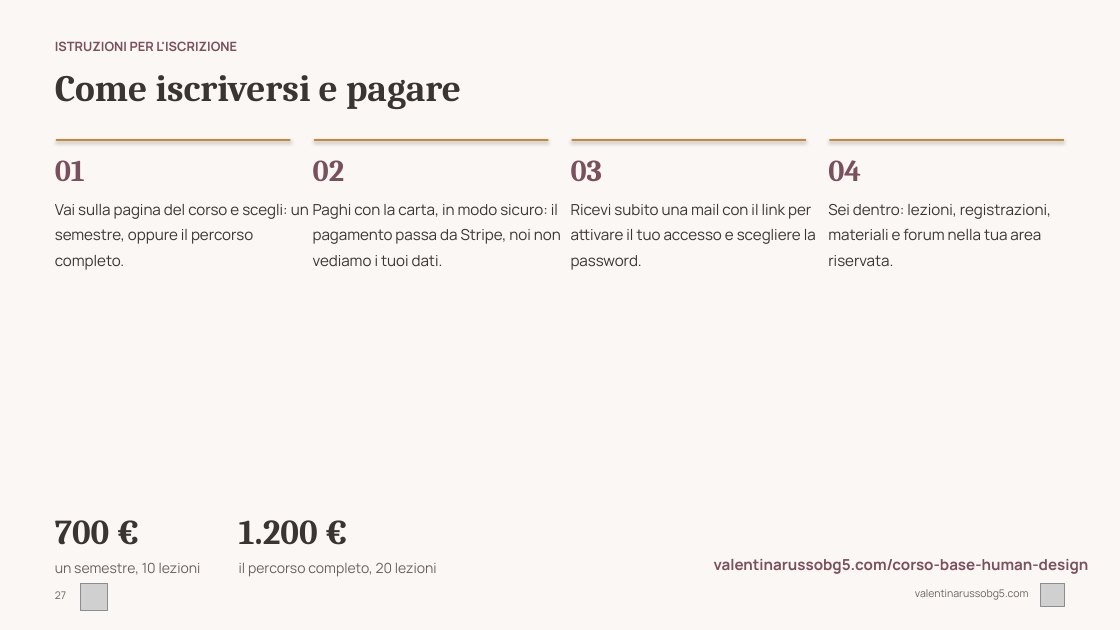
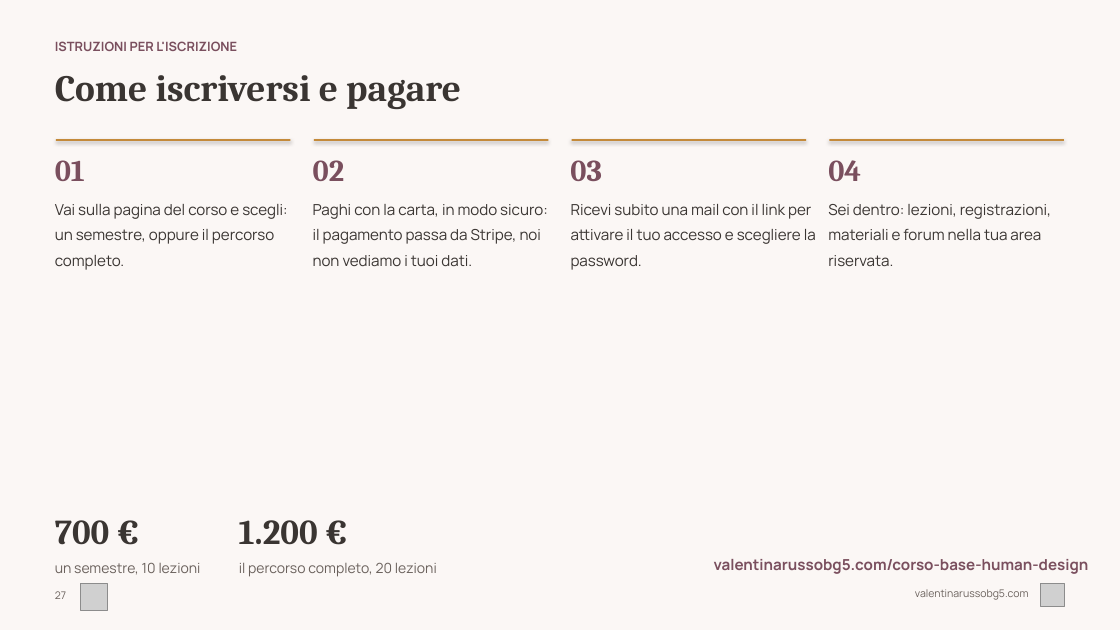
Before and after one commit to valentina-russo/valentinarusso-site, a slide deck: slide 27 of grav-site/root/kit-corso/corso-base-hd.pptx. Drawn at 1120x630 pixels with LibreOffice and Linux fonts; fonts in the diff are those of the drawing; grey boxes stand for pictures. Boxes give left, top, right and bottom in pixels: in the first picture for what was removed or moved away, otherwise in the second. Text is boxed around its words. In the diff, an @@ line names an element or a change of style, - is before the commit and + after.

```diff
--- a/grav-site/root/kit-corso/corso-base-hd.pptx
+++ b/grav-site/root/kit-corso/corso-base-hd.pptx
@@ text at box(55, 204, 287, 270): text changed @@
-Vai sulla pagina del corso e scegli: un semestre, oppure il percorso completo.
+Vai sulla pagina del corso e scegli:
+un semestre, oppure il percorso
+completo.
@@ text at box(313, 204, 548, 266): text changed @@
-Paghi con la carta, in modo sicuro: il pagamento passa da Stripe, noi non vediamo i tuoi dati.
+Paghi con la carta, in modo sicuro:
+il pagamento passa da Stripe, noi
+non vediamo i tuoi dati.
```
Also in this commit, not shown: 29 other slides changed, 1 other file.
